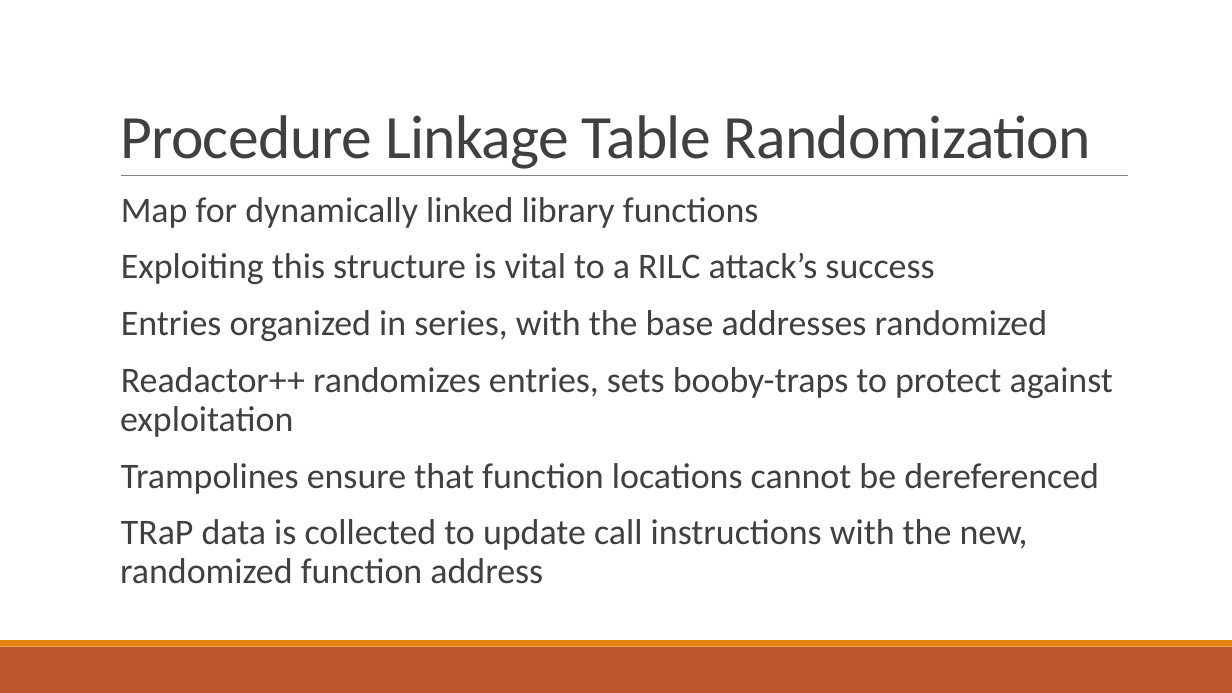
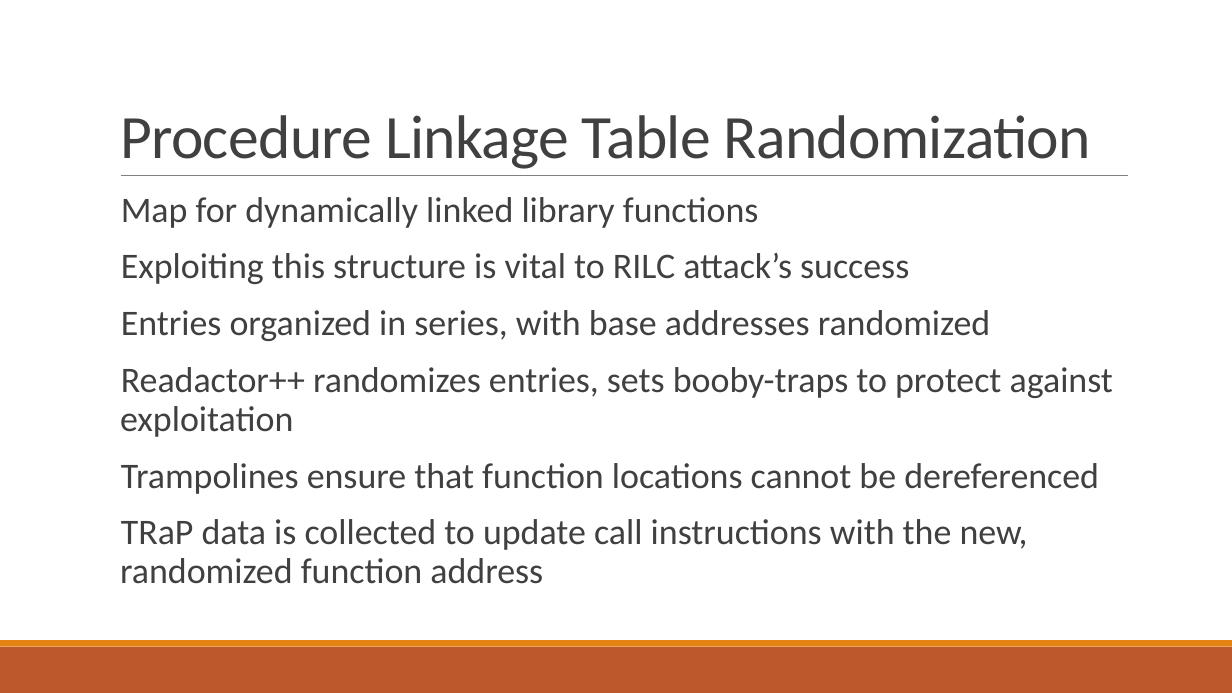
Before and after one commit to bretafinley/coop, a slide deck: slide 33 of COOP.pptx. Drawn at 1232x693 pixels with LibreOffice and Linux fonts; fonts in the diff are those of the drawing. Boxes give left, top, right and bottom in pixels: in the first picture for what was removed or moved away, otherwise in the second. Text is boxed around its words. In the diff, an @@ line names an element or a change of style, - is before the commit and + after.

```diff
--- a/COOP.pptx
+++ b/COOP.pptx
@@ text at bbox=[121, 253, 991, 341]: text changed @@
-  Exploiting this structure is vital to a RILC attack’s success
-  Entries organized in series, with the base addresses randomized
+  Exploiting this structure is vital to RILC attack’s success
+  Entries organized in series, with base addresses randomized
```
Also in this commit, not shown: 27 other slides changed, 1 other file.
